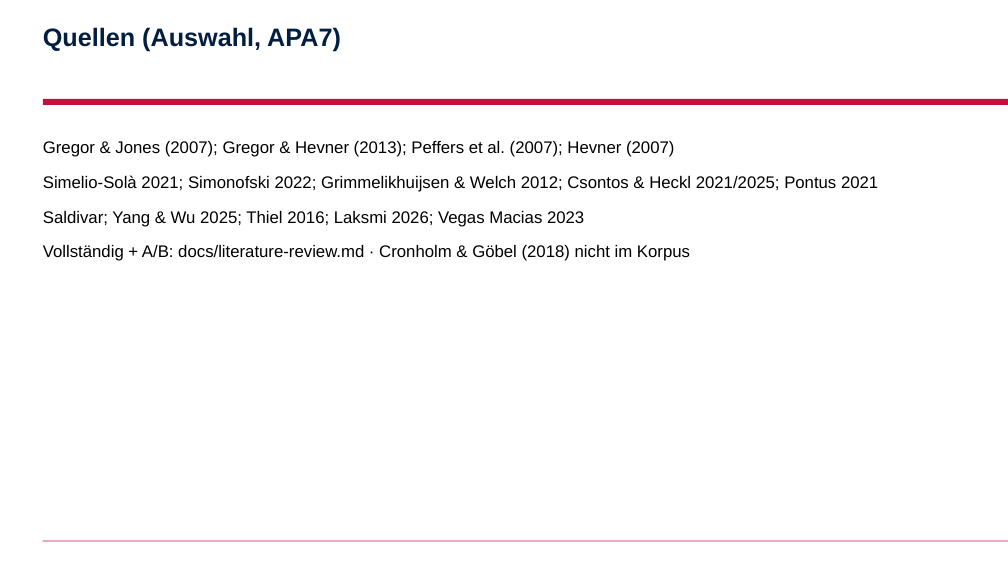
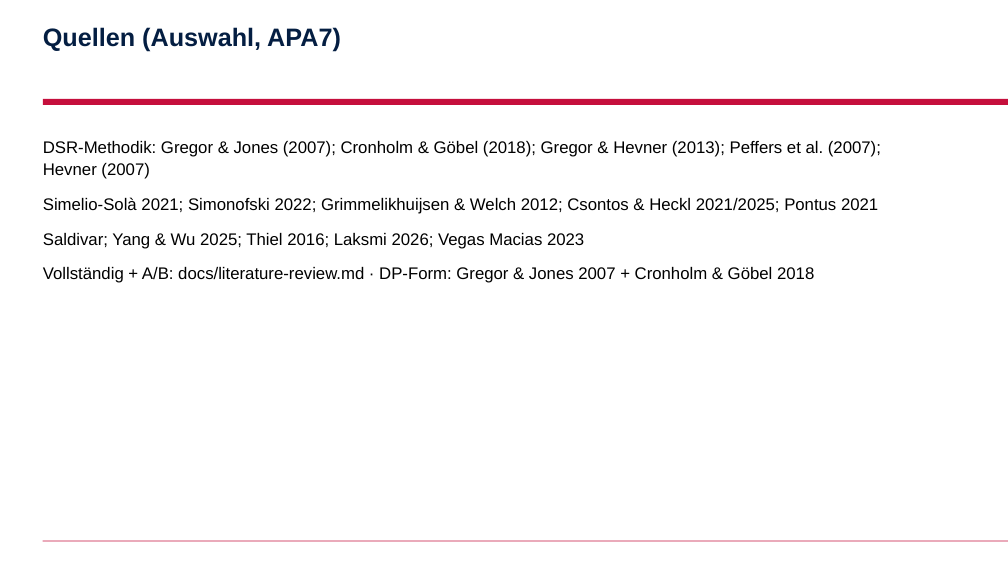
Before and after one commit to AnshulAgrawal7/zoe-sustainability-platform, a slide deck: slide 10 of docs/slides/marieclaire.pptx. Drawn at 1008x567 pixels with LibreOffice and Linux fonts; fonts in the diff are those of the drawing; background and template pictures are left out. Boxes give left, top, right and bottom in pixels: in the first picture for what was removed or moved away, otherwise in the second. Text is boxed around its words. In the diff, an @@ line names an element or a change of style, - is before the commit and + after.

```diff
--- a/docs/slides/marieclaire.pptx
+++ b/docs/slides/marieclaire.pptx
@@ text at box(43, 141, 881, 179): text changed @@
-Gregor & Jones (2007); Gregor & Hevner (2013); Peffers et al. (2007); Hevner (2007)
+DSR-Methodik: Gregor & Jones (2007); Cronholm & Göbel (2018); Gregor & Hevner (2013); Peffers et al. (2007); Hevner (2007)
@@ text at box(43, 267, 814, 283): text changed @@
-Vollständig + A/B: docs/literature-review.md · Cronholm & Göbel (2018) nicht im Korpus
+Vollständig + A/B: docs/literature-review.md · DP-Form: Gregor & Jones 2007 + Cronholm & Göbel 2018
```
Also in this commit, not shown: 1 other slide changed, 10 other files.
